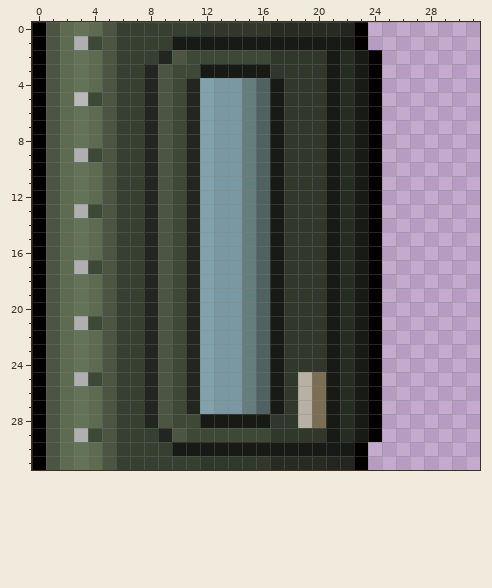
Edited in one commit: pixel-art sprite (gfx/MShockXotto+/pngs_tiles_32x32/vehicle/doors/vp_hddoor_opaque_right_rotN.png). The picture above is the old version.
The file is 32x32 pixels. Colours within 5 levels of each other are drawn and written as one.
And afterwards:
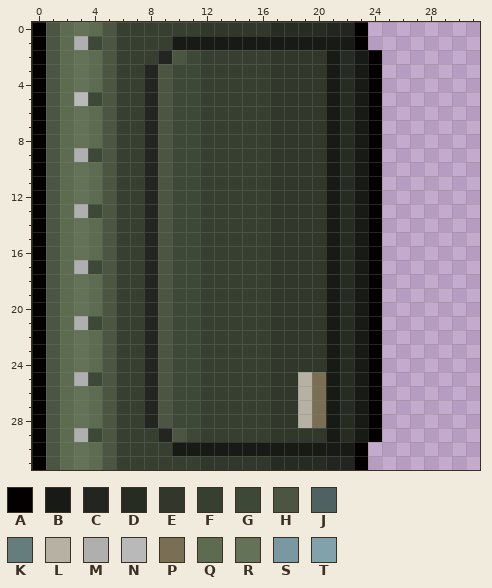
Palette (. is transparent): A #050000  B #171a15  C #232620  D #262c21  E #31382b  F #363f30  G #3e4837  H #4c5541  J #4f6261  K #667d7d  L #b6b1a2  M #afafaf  N #b9b9b9  P #7a6f55  Q #5d6b51  R #647357  S #7a98a1  T #82a2ab
The edit:
Colour C replaces colour D in row 0 at x 21.
Colour E replaces colour B in rows 4 to 27 at x 17.
Colour F replaces colour B in row 3 at x 12 to 16; in row 28 at x 12 to 16.
Colour F replaces colour G in row 2 at x 12 to 16; in row 29 at x 12 to 16.
Colour F replaces colour J in rows 4 to 27 at x 16.
Colour F replaces colour K in rows 4 to 27 at x 15.
Colour F replaces colour S in rows 4 to 27 at x 13 to 14.
Colour F replaces colour T in rows 4 to 27 at x 12.
Colour G replaces colour C in rows 4 to 27 at x 11.
Changed places in both pictures, as pixel boxes (x1, y1, x2, y2):
changed: (326, 22, 340, 36)
changed: (186, 50, 284, 442)
